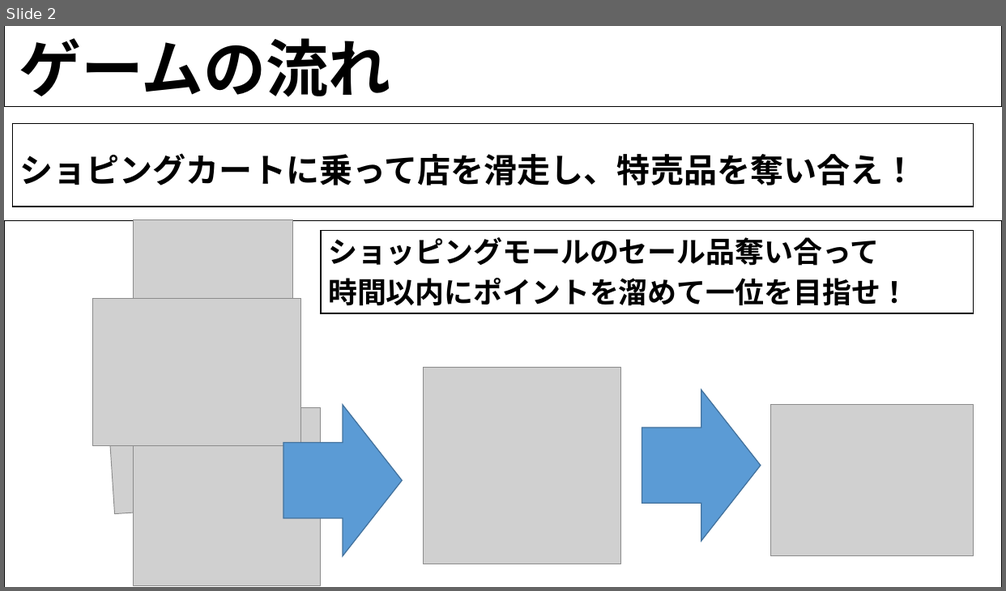
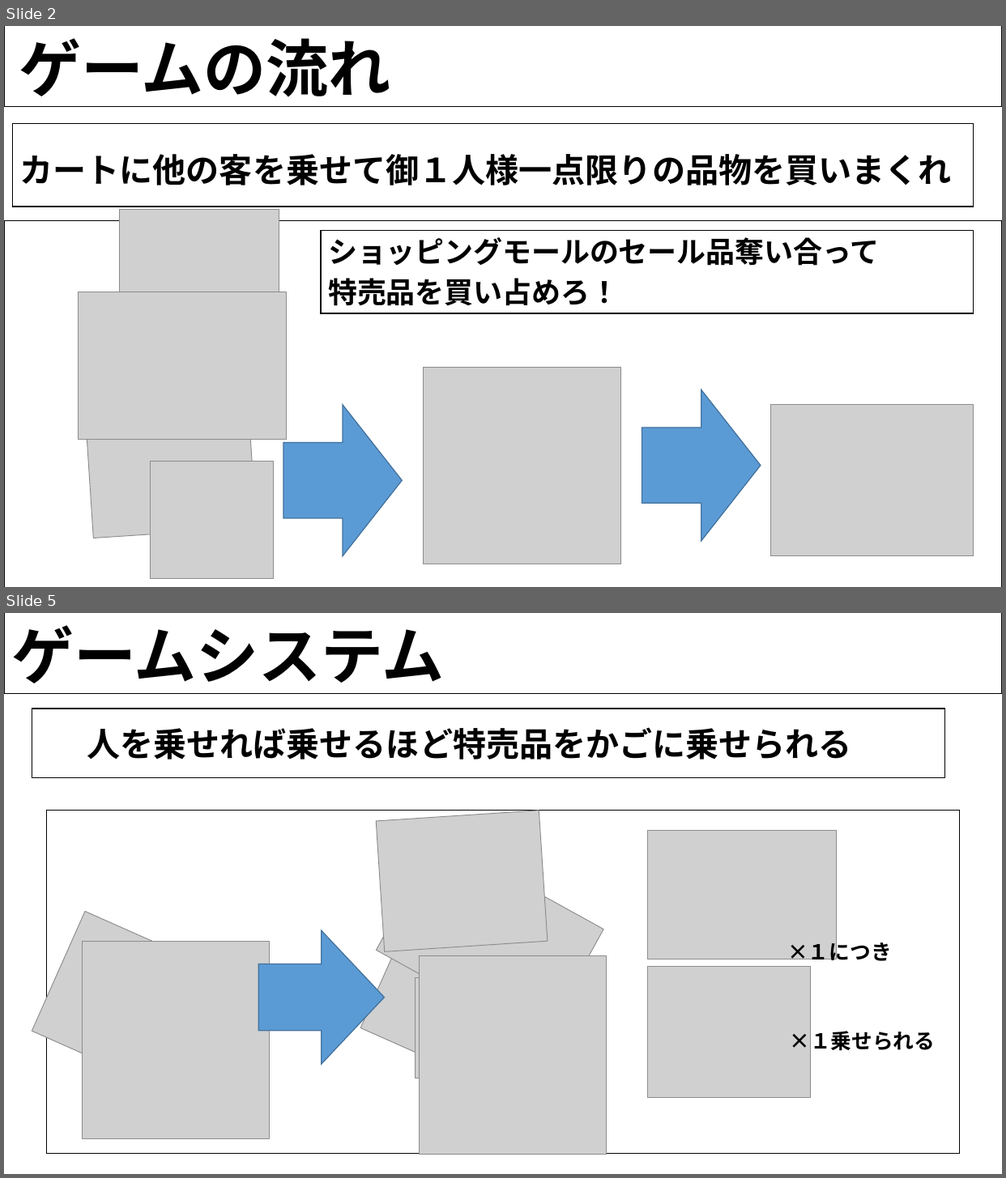
Before and after one commit to H29LatterPeriodTeam07/team07, a slide deck: 後期企画書/ショッピングカート.pptx. Shown one above the other, each under a label of ours: slide 2 before the commit, slides 2 and 5 after it; the slides between them are not shown. The pictures are 1006x591 and 1006x1178 pixels, drawn with LibreOffice and Linux fonts; fonts in the diff are those of the drawing; grey boxes stand for pictures; background and template pictures are left out. Boxes give left, top, right and bottom in pixels: in the first picture for what was removed or moved away, otherwise in the second. Text is boxed around its words. In the diff, an @@ line names an element or a change of style, - is before the commit and + after.

```diff
--- a/後期企画書/ショッピングカート.pptx
+++ b/後期企画書/ショッピングカート.pptx
@@ slide 5 added at [4, 613, 1002, 1174], background picture (left out) @@
@@ rectangle added at [4, 613, 1002, 693], fill #FFFFFF, outline #000000 1 pt @@
@@ text added at [11, 625, 444, 694], 60 pt, text #000000, bold @@
+ゲームシステム
@@ rectangle added at [32, 709, 945, 778], fill #FFFFFF, outline #000000 1 pt @@
@@ text added at [87, 727, 852, 760], 32 pt, text #000000, bold @@
+人を乗せれば乗せるほど特売品をかごに乗せられる
@@ rectangle added at [47, 811, 960, 1154], fill #FFFFFF, outline #000000 1 pt @@
@@ picture added at [376, 811, 547, 952] @@
@@ picture added at [647, 831, 837, 959] @@
@@ picture added at [377, 838, 604, 1041] @@
@@ picture added at [32, 911, 234, 1097] @@
@@ picture added at [360, 908, 563, 1094] @@
@@ picture added at [82, 941, 269, 1139] @@
@@ right arrow added at [258, 931, 385, 1064], fill #5B9BD5, outline #43739E 1 pt @@
@@ text added at [787, 938, 892, 965], 20 pt, text #000000, bold @@
+×１につき
@@ picture added at [420, 956, 607, 1154] @@
@@ picture added at [647, 966, 810, 1097] @@
@@ picture added at [415, 977, 538, 1078] @@
@@ text added at [789, 1027, 935, 1054], 20 pt, text #000000, bold @@
+×１乗せられる
@@ slide 2 changed as well @@
@@ text at [19, 154, 951, 186]: text changed @@
-ショピングカートに乗って店を滑走し、特売品を奪い合え！
+カートに他の客を乗せて御１人様一点限りの品物を買いまくれ
@@ picture: place and size @@
-picture at [134, 220, 294, 350]
+picture at [119, 209, 279, 339]
@@ picture: place and size @@
-picture at [93, 298, 301, 446]
+picture at [78, 292, 286, 439]
@@ text at [328, 278, 619, 306]: text changed @@
-時間以内にポイントを溜めて一位を目指せ！
+特売品を買い占めろ！
@@ picture: place and size @@
-picture at [106, 373, 278, 514]
+picture at [85, 398, 257, 539]
@@ picture: place and size @@
-picture at [134, 408, 321, 586]
+picture at [150, 462, 274, 579]
```
Also in this commit, not shown: 6 other slides changed, 7 other slides added, 3 slides removed.
